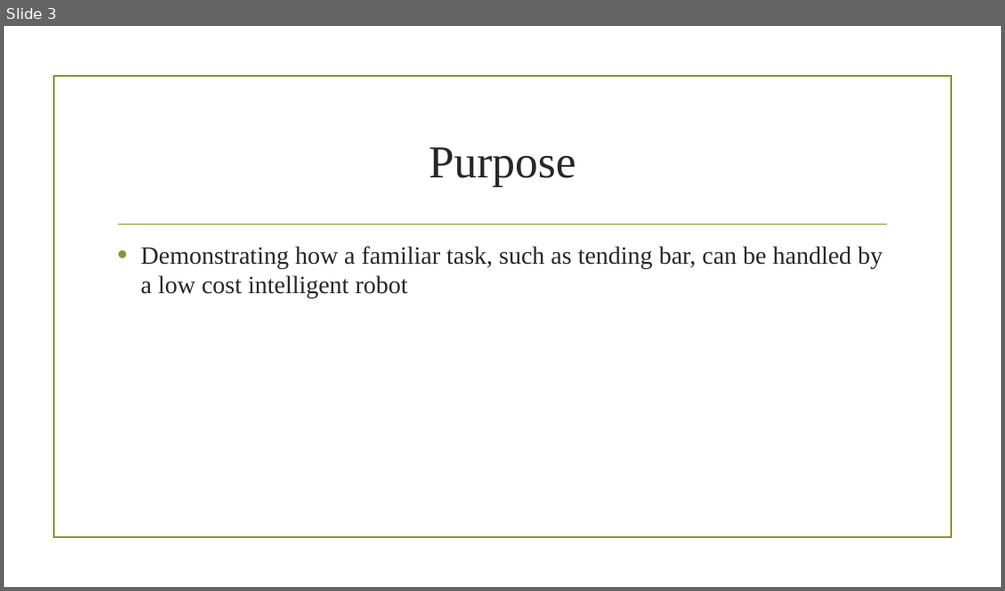
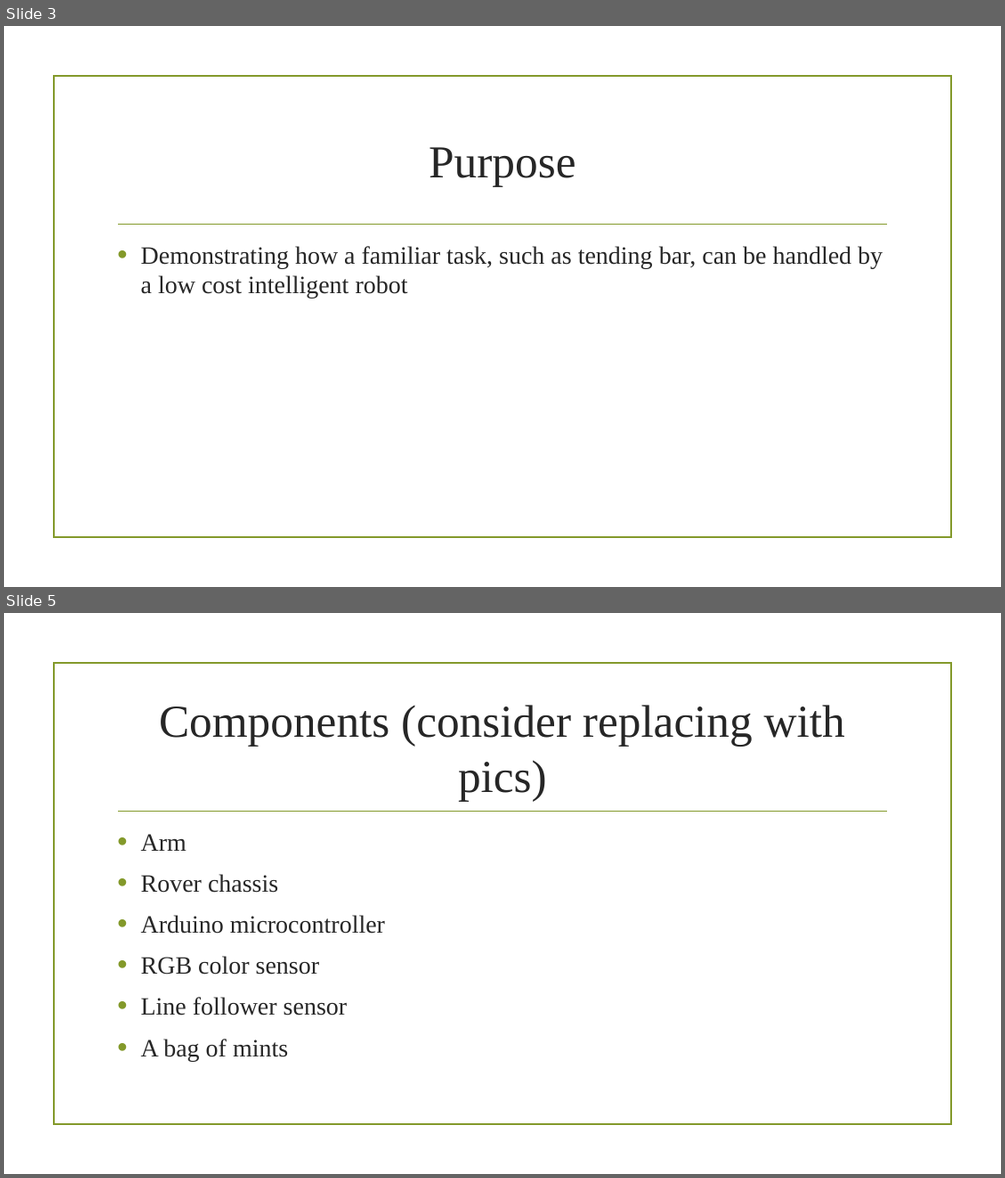
Before and after one commit to bwwagner/SP17-barbot, a slide deck: Presentation/conference-presentation.pptx. Shown one above the other, each under a label of ours: slide 3 before the commit, slides 3 and 5 after it; the slides between them are not shown. The pictures are 1005x591 and 1005x1178 pixels, drawn with LibreOffice and Linux fonts; fonts in the diff are those of the drawing; background and template pictures are left out. Boxes give left, top, right and bottom in pixels: in the first picture for what was removed or moved away, otherwise in the second. Text is boxed around its words. In the diff, an @@ line names an element or a change of style, - is before the commit and + after.

```diff
--- a/Presentation/conference-presentation.pptx
+++ b/Presentation/conference-presentation.pptx
@@ slide 5 added at bbox=[4, 613, 1001, 1174], background picture (left out); not listed: 2 template elements that a slide beside it also shows @@
@@ title added at bbox=[159, 705, 845, 802], 44 pt, text #262626 @@
+Components (consider replacing with pics)
@@ text added at bbox=[141, 834, 385, 1061], 24 pt, text #262626 @@
+• Arm
+• Rover chassis
+• Arduino microcontroller
+• RGB color sensor
+• Line follower sensor
+• A bag of mints
```
Also in this commit, not shown: 2 slides changed, 4 other slides added, 1 slide removed.
